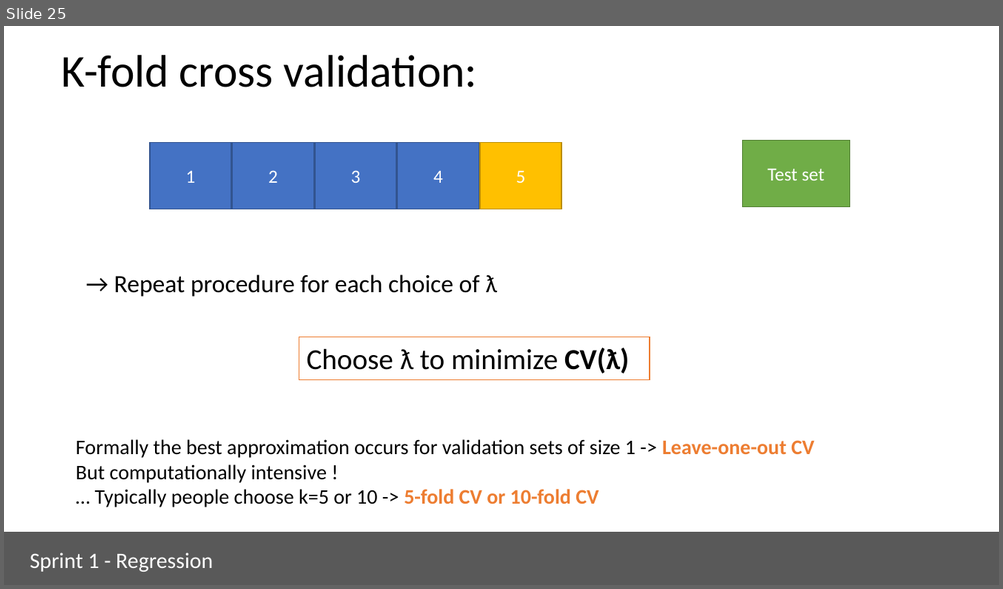
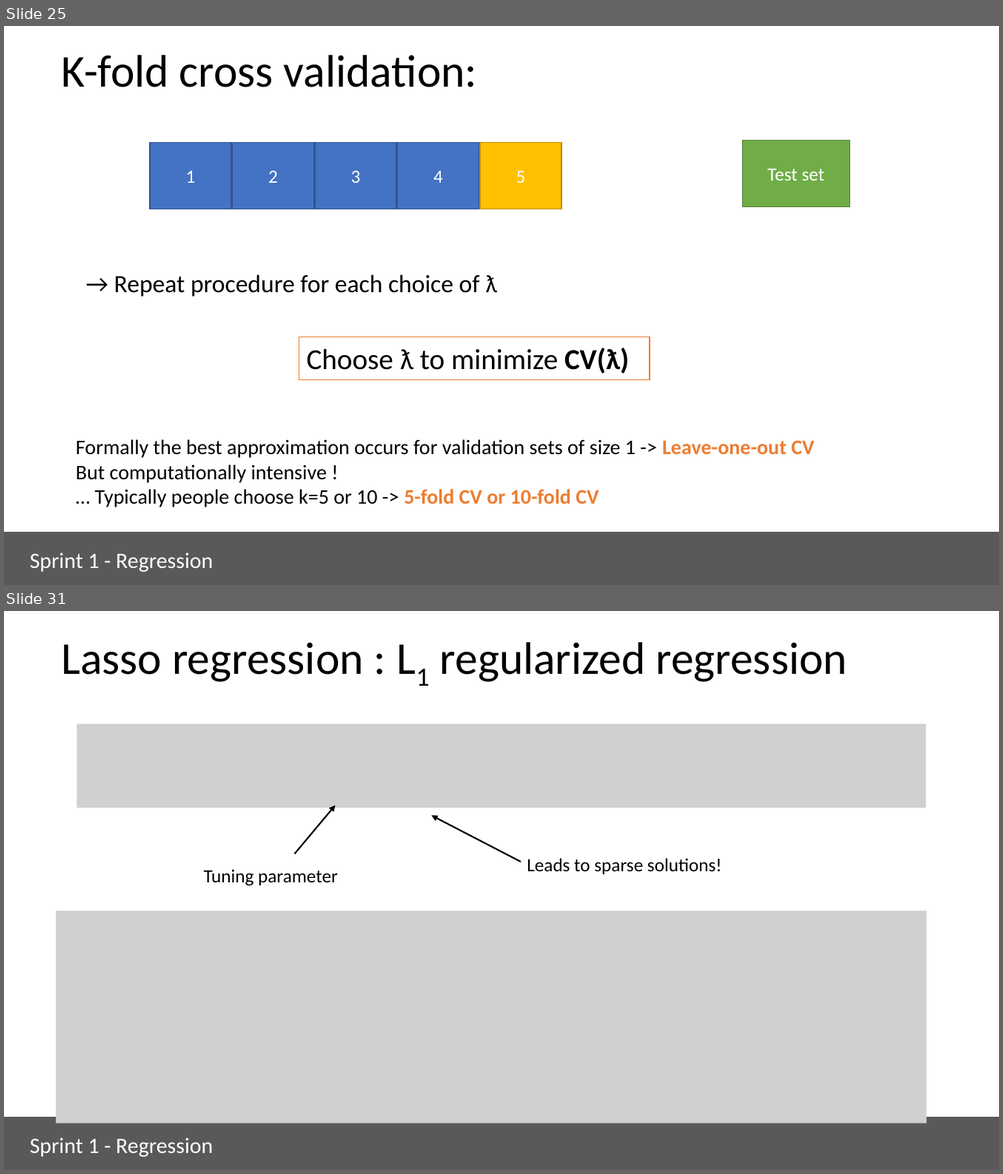
Before and after one commit to ua-dsf/ML_sprint, a slide deck: sprint1_regression/module1_regression_part2.pptx. Shown one above the other, each under a label of ours: slide 25 before the commit, slides 25 and 31 after it; the slides between them are not shown. The pictures are 1003x589 and 1003x1174 pixels, drawn with LibreOffice and Linux fonts; fonts in the diff are those of the drawing; grey boxes stand for pictures. Boxes give left, top, right and bottom in pixels: in the first picture for what was removed or moved away, otherwise in the second. Text is boxed around its words. In the diff, an @@ line names an element or a change of style, - is before the commit and + after.

```diff
--- a/sprint1_regression/module1_regression_part2.pptx
+++ b/sprint1_regression/module1_regression_part2.pptx
@@ slide 31 added at [4, 611, 999, 1170], background #FFFFFF @@
@@ title added at [61, 642, 847, 682], 44 pt, text #000000 @@
+Lasso regression : L1 regularized regression
@@ picture added at [77, 724, 926, 808] @@
@@ arrow added from (294, 854) to (336, 806), #000000 1.5 pt @@
@@ arrow added from (521, 862) to (432, 815), #000000 1.5 pt @@
@@ text added at [204, 869, 338, 886], 18 pt, text #000000 @@
+Tuning parameter
@@ text added at [526, 858, 722, 874], 18 pt, text #000000 @@
+Leads to sparse solutions!
@@ picture added at [57, 911, 927, 1124] @@
@@ rectangle added at [4, 1119, 999, 1170], fill #595959, outline #595959 1 pt @@
@@ rectangle added at [22, 1128, 273, 1162], outline #595959 0.75 pt, 21.3 pt, text #FFFFFF @@
+Sprint 1 - Regression
```
Also in this commit, not shown: 1 slide changed, 6 other slides added, 1 other file.
